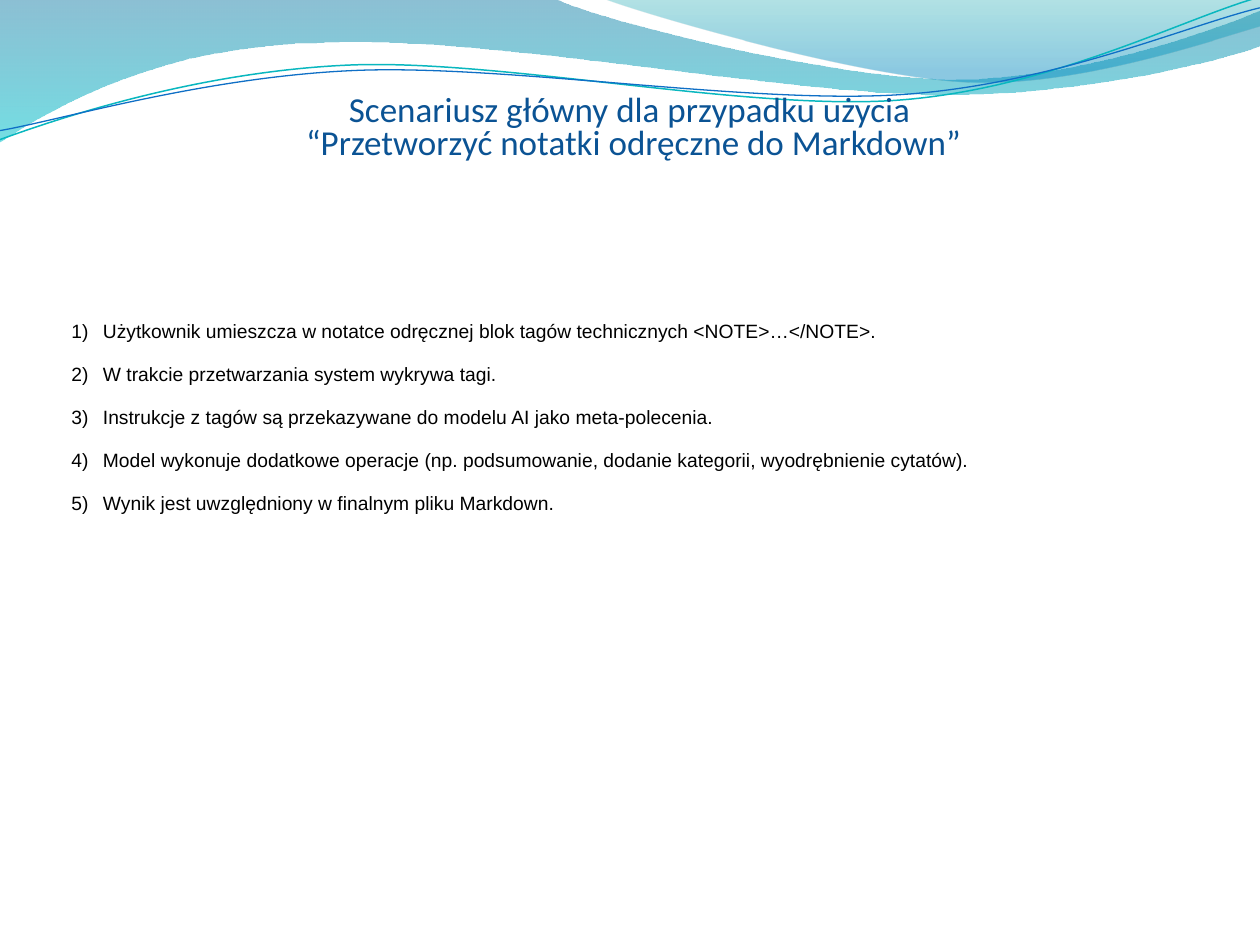
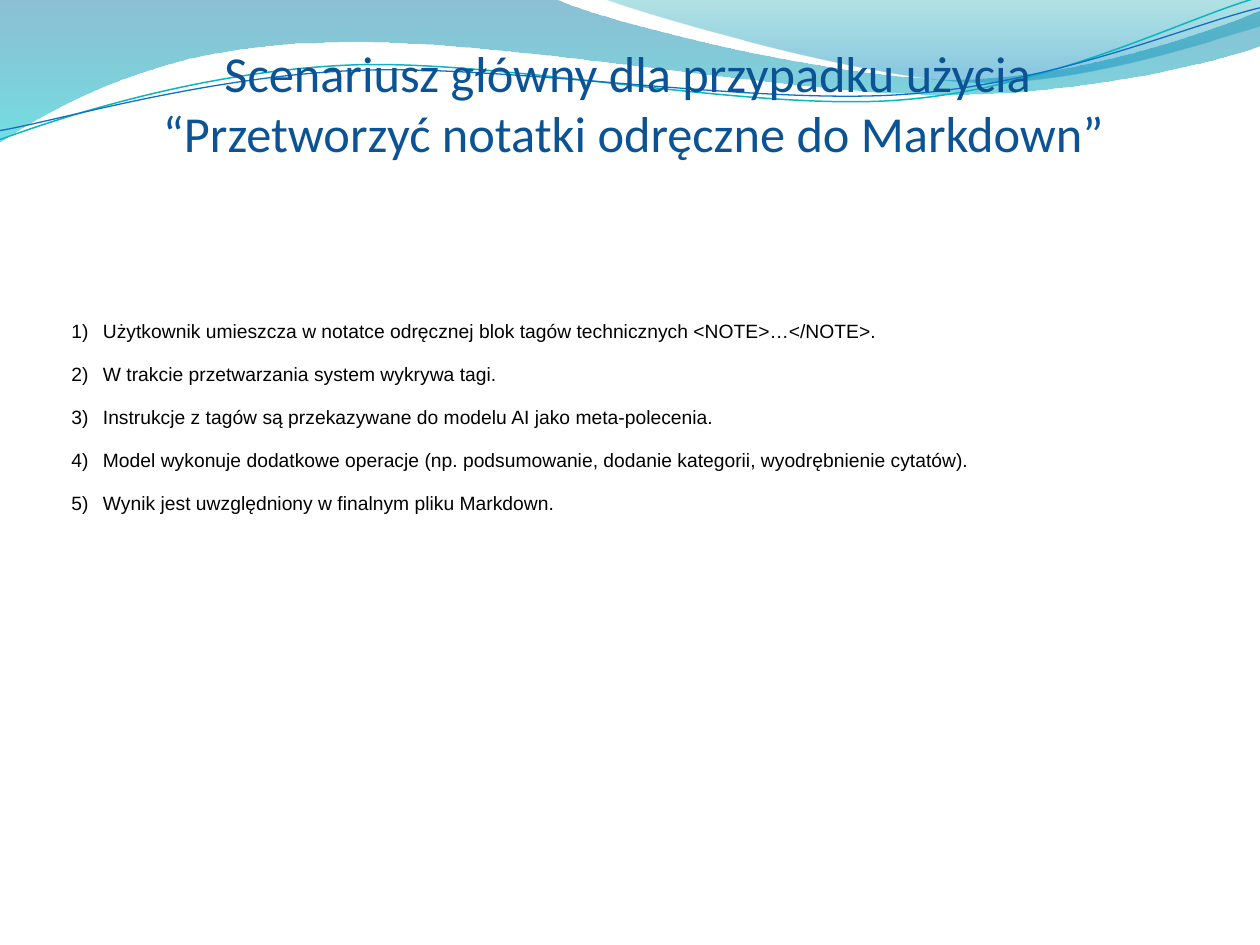
Before and after one commit to Manomenu/okno-mpsi-2026, a slide deck: slide 14 of Przeglad_koncowy_notes_ai.pptx. Drawn at 1260x945 pixels with LibreOffice and Linux fonts; fonts in the diff are those of the drawing; background and template pictures are left out. Boxes give left, top, right and bottom in pixels: in the first picture for what was removed or moved away, otherwise in the second. Text is boxed around its words. In the diff, an @@ line names an element or a change of style, - is before the commit and + after.

```diff
--- a/Przeglad_koncowy_notes_ai.pptx
+++ b/Przeglad_koncowy_notes_ai.pptx
@@ title "Scenariusz główny dla przypadku użycia ..." at (x1=163, y1=50, x2=1104, y2=160): size 20 to 28.8 pt; line spacing 0.8 to 1 @@
```
Also in this commit, not shown: 5 other slides changed.
